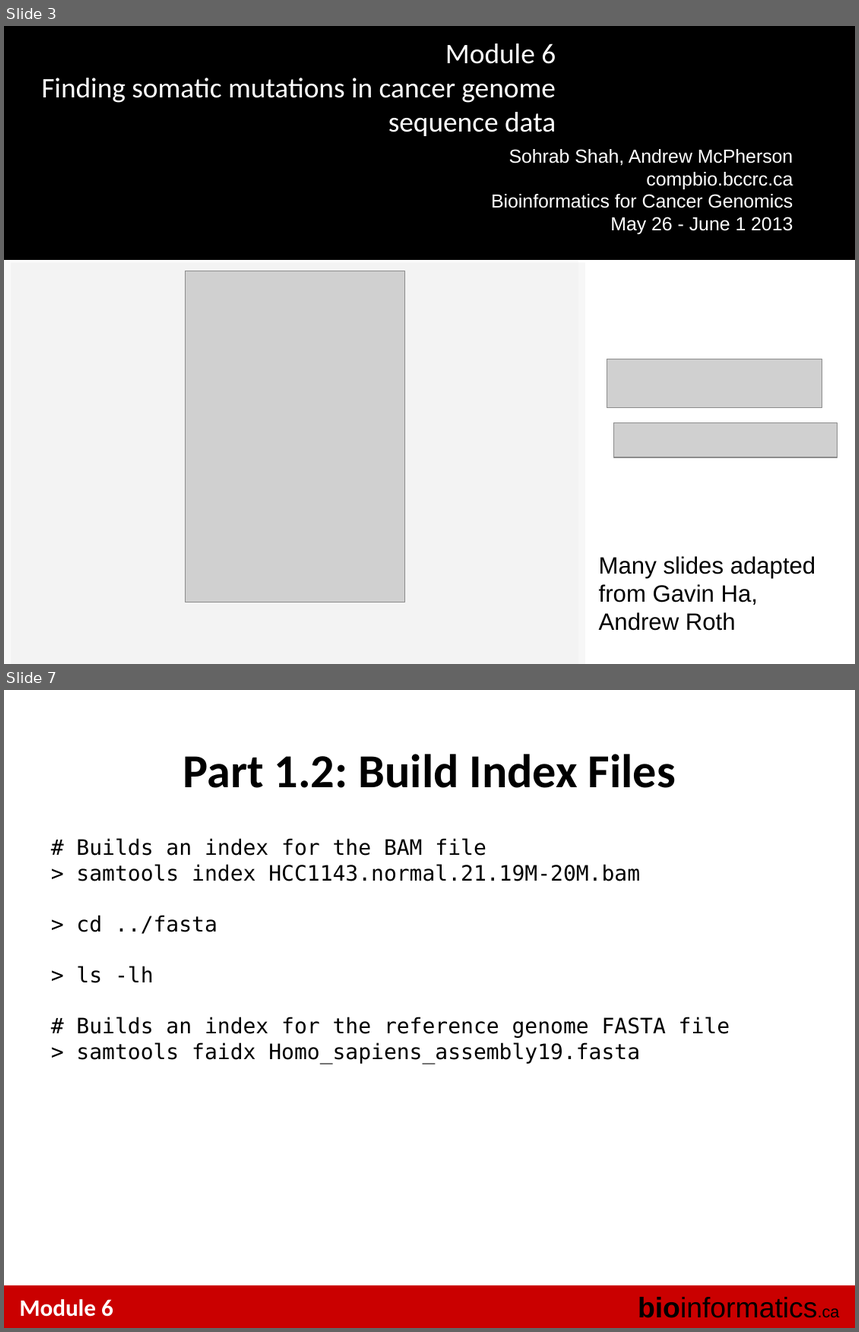
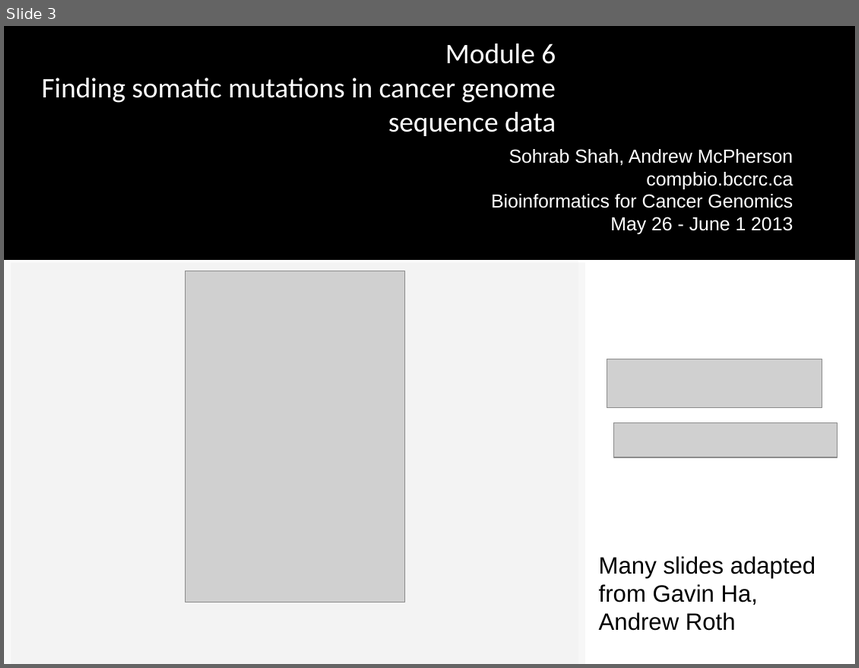
Before and after one commit to tinyheero/BICG-2016, a slide deck: snvs/content/BiCG_2012_Module6_Lab_shah.ppt. Shown one above the other, each under a label of ours: slides 3 and 7 before the commit, slide 3 after it; the slides between them are not shown. The pictures are 859x1332 and 859x668 pixels, drawn with LibreOffice and Linux fonts; fonts in the diff are those of the drawing; grey boxes stand for pictures; background and template pictures are left out. Boxes give left, top, right and bottom in pixels: in the first picture for what was removed or moved away, otherwise in the second. Text is boxed around its words. In the diff, an @@ line names an element or a change of style, - is before the commit and + after.

```diff
--- a/snvs/content/BiCG_2012_Module6_Lab_shah.ppt
+++ b/snvs/content/BiCG_2012_Module6_Lab_shah.ppt
@@ slide 7 removed at [4, 690, 855, 1328], background #FFFFFF @@
@@ text removed at [183, 754, 676, 788] @@
-Part 1.2: Build Index Files
@@ text removed at [76, 838, 730, 1064] @@
-# Builds an index for the BAM file
-> samtools index HCC1143.normal.21.19M-20M.bam
-> cd ../fasta
-> ls -lh
-# Builds an index for the reference genome FASTA file
-> samtools faidx Homo_sapiens_assembly19.fasta
@@ rectangle removed at [4, 1286, 855, 1328] @@
@@ text removed at [19, 1300, 113, 1317] @@
-Module 6
@@ text removed at [638, 1297, 840, 1319] @@
-bioinformatics.ca
```
Also in this commit, not shown: 15 slides changed, 4 slides added, 7 other slides removed.
